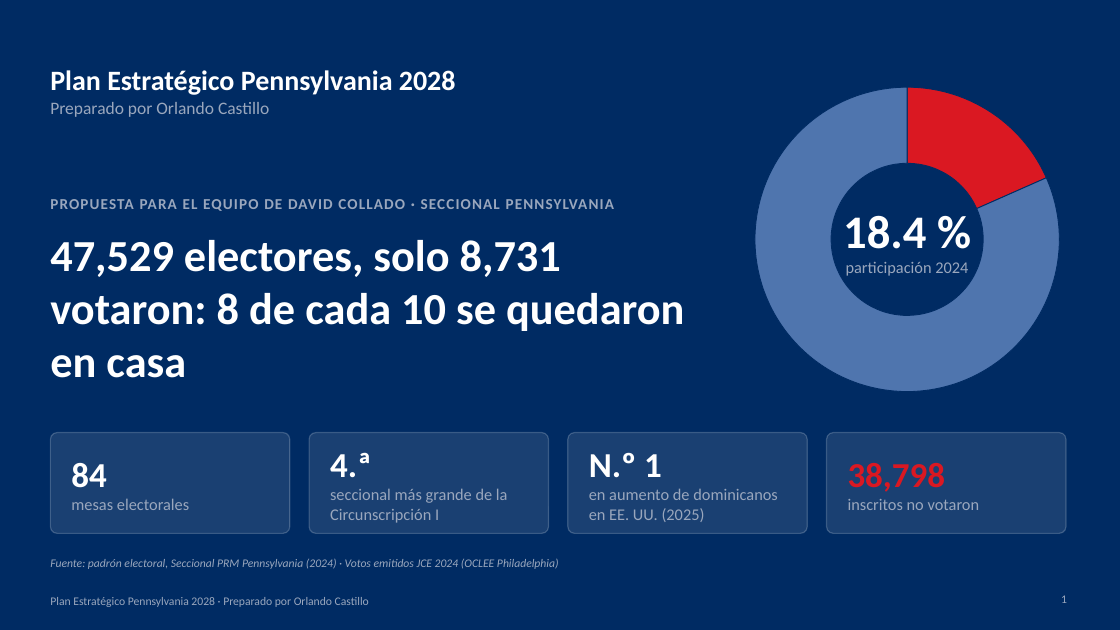
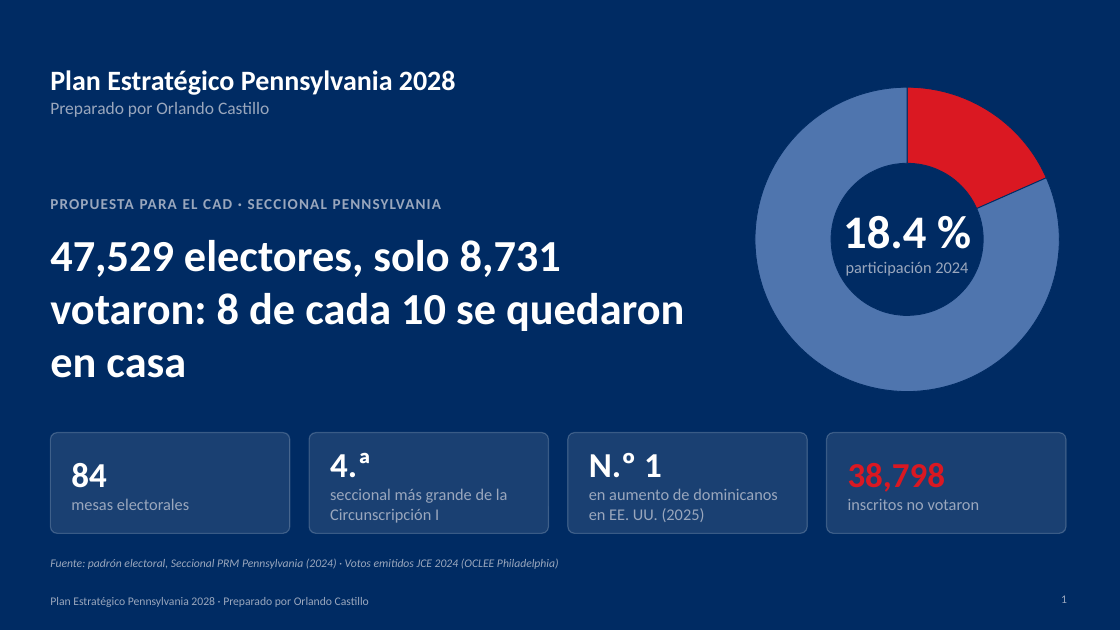
Before and after one commit to rcastillo9556/pdf-toolkit, a slide deck: slide 1 of presentaciones/Plan_Estrategico_Pennsylvania_2028.pptx. Drawn at 1120x630 pixels with LibreOffice and Linux fonts; fonts in the diff are those of the drawing. Boxes give left, top, right and bottom in pixels: in the first picture for what was removed or moved away, otherwise in the second. Text is boxed around its words. In the diff, an @@ line names an element or a change of style, - is before the commit and + after.

```diff
--- a/presentaciones/Plan_Estrategico_Pennsylvania_2028.pptx
+++ b/presentaciones/Plan_Estrategico_Pennsylvania_2028.pptx
@@ text at [50, 199, 441, 209]: text changed @@
-PROPUESTA PARA EL EQUIPO DE DAVID COLLADO · SECCIONAL PENNSYLVANIA
+PROPUESTA PARA EL CAD · SECCIONAL PENNSYLVANIA
```
Also in this commit, not shown: 2 other files.
